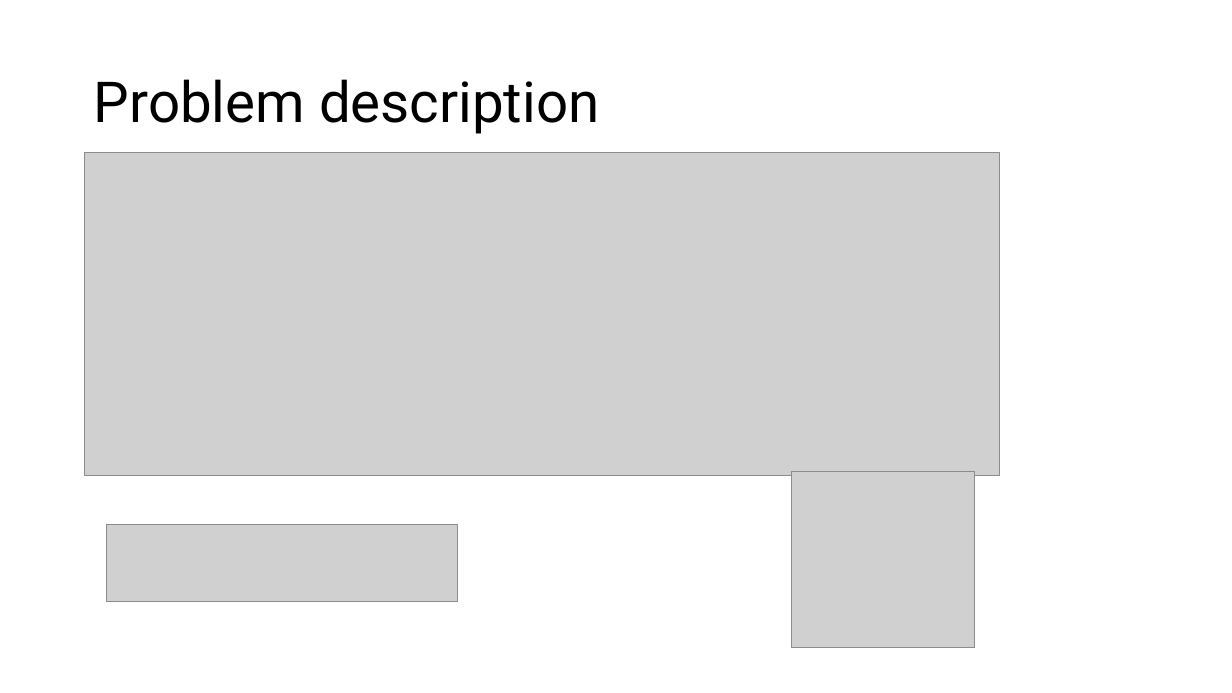
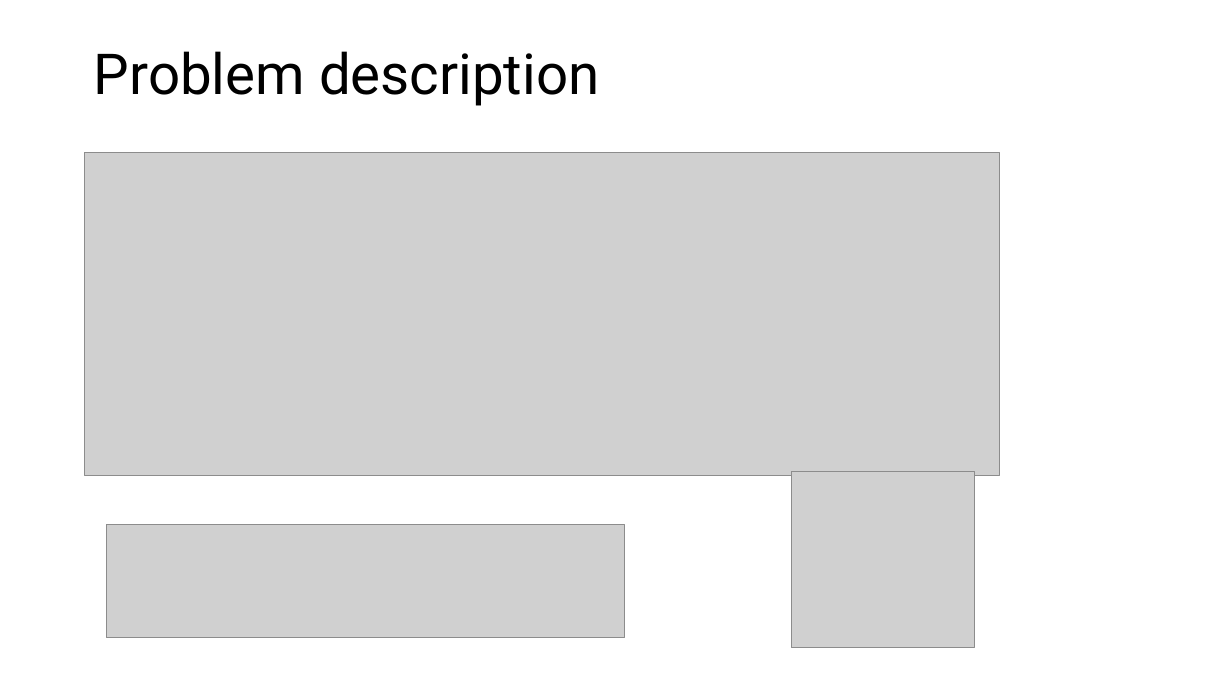
Before and after one commit to GiuseppeSpathis/TomographicReconstruction, a slide deck: slide 4 of documents/Presentation.pptx (slide 6 before the commit). Drawn at 1232x693 pixels with LibreOffice and Linux fonts; fonts in the diff are those of the drawing; grey boxes stand for pictures. Boxes give left, top, right and bottom in pixels: in the first picture for what was removed or moved away, otherwise in the second. Text is boxed around its words. In the diff, an @@ line names an element or a change of style, - is before the commit and + after.

```diff
--- a/documents/Presentation.pptx
+++ b/documents/Presentation.pptx
@@ title "Problem description": place and size @@
-title "Problem description" at <box>94,79,599,134</box>
+title "Problem description" at <box>94,51,599,106</box>
@@ picture: place and size @@
-picture at <box>106,525,457,602</box>
+picture at <box>106,525,625,638</box>
```
Also in this commit, not shown: 7 other slides changed, 2 slides added, 2 slides removed, 2 other files.
